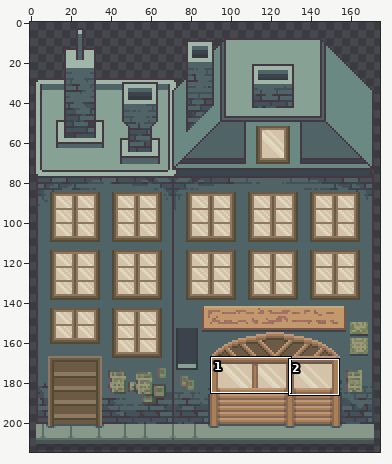
Sprite sheet, stored at assets/02_architecture/02_palud/paludBuildingLeft.png. The first picture is a wide view before the edit; the outline marks the close-up.
Close-up. Before the commit:
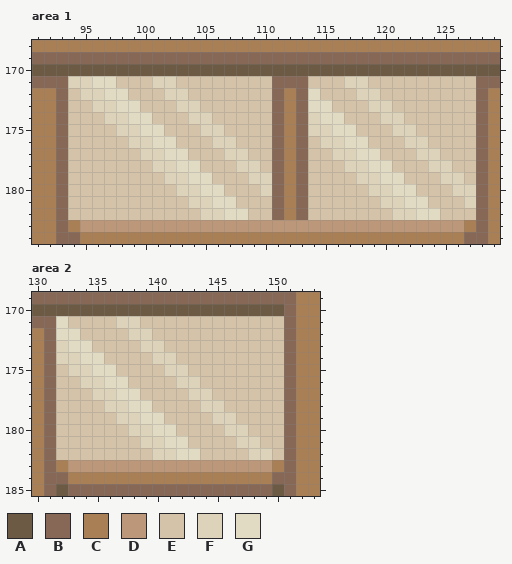
The file is 175x215 pixels. Colours within 5 levels of each other are drawn and written as one. Shown: area 1: x 91..129, y 168..184; area 2: x 130..153, y 169..185. The commit also changed other parts of the picture, which this record leaves out.
Palette (. is transparent): A #6d5a45  B #876856  C #a97f55  D #bc9779  E #d4c3a9  F #ddd2ba  G #e2dbc4
New version:
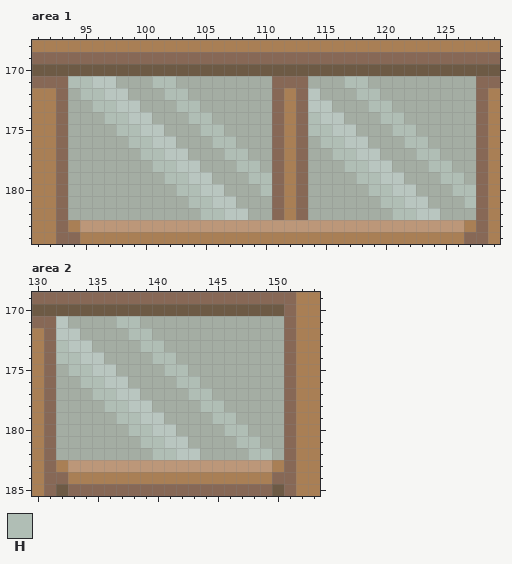
Colours new in this view: H #b0beb5
Edits made:
{"colour":"E","old":"#d4c3a9","new":"#a4ada3"}
{"colour":"G","old":"#e2dbc4","new":"#b9c6c0"}
{"where": "area 1"}
{"y":171,"x":94,"old":"FF","new":"HH"}
{"y":171,"x":101,"old":"FF","new":"HH"}
{"y":171,"x":117,"old":"FF","new":"HH"}
{"y":172,"x":95,"old":"FF","new":"HH"}
{"y":172,"x":102,"old":"FF","new":"HH"}
{"y":172,"x":118,"old":"FF","new":"HH"}
{"y":173,"x":96,"old":"FF","new":"HH"}
{"y":173,"x":103,"old":"FF","new":"HH"}
{"y":173,"x":119,"old":"FF","new":"HH"}
{"y":174,"x":97,"old":"FF","new":"HH"}
{"y":174,"x":104,"old":"FF","new":"HH"}
{"y":174,"x":114,"old":"F","new":"H"}
{"y":174,"x":120,"old":"FF","new":"HH"}
{"y":175,"x":98,"old":"FF","new":"HH"}
{"y":175,"x":105,"old":"FF","new":"HH"}
{"y":175,"x":114,"old":"FF","new":"HH"}
{"y":175,"x":121,"old":"FF","new":"HH"}
{"y":176,"x":99,"old":"FF","new":"HH"}
{"y":176,"x":106,"old":"FF","new":"HH"}
{"y":176,"x":115,"old":"FF","new":"HH"}
{"y":176,"x":122,"old":"FF","new":"HH"}
{"y":177,"x":100,"old":"FF","new":"HH"}
{"y":177,"x":107,"old":"FF","new":"HH"}
{"y":177,"x":116,"old":"FF","new":"HH"}
{"y":177,"x":123,"old":"FF","new":"HH"}
{"y":178,"x":101,"old":"FF","new":"HH"}
{"y":178,"x":108,"old":"FF","new":"HH"}
{"y":178,"x":117,"old":"FF","new":"HH"}
{"y":178,"x":124,"old":"FF","new":"HH"}
{"y":179,"x":102,"old":"FF","new":"HH"}
{"y":179,"x":109,"old":"FF","new":"HH"}
{"y":179,"x":118,"old":"FF","new":"HH"}
{"y":179,"x":125,"old":"FF","new":"HH"}
{"y":180,"x":103,"old":"FF","new":"HH"}
{"y":180,"x":110,"old":"F","new":"H"}
{"y":180,"x":119,"old":"FF","new":"HH"}
{"y":180,"x":126,"old":"FF","new":"HH"}
{"y":181,"x":104,"old":"FF","new":"HH"}
{"y":181,"x":120,"old":"FF","new":"HH"}
{"y":181,"x":127,"old":"F","new":"H"}
{"y":182,"x":105,"old":"FF","new":"HH"}
{"y":182,"x":121,"old":"FF","new":"HH"}
{"where": "area 2"}
{"y":171,"x":137,"old":"FF","new":"HH"}
{"y":172,"x":138,"old":"FF","new":"HH"}
{"y":173,"x":132,"old":"F","new":"H"}
{"y":173,"x":139,"old":"FF","new":"HH"}
{"y":174,"x":132,"old":"FF","new":"HH"}
{"y":174,"x":140,"old":"FF","new":"HH"}
{"y":175,"x":133,"old":"FF","new":"HH"}
{"y":175,"x":141,"old":"FF","new":"HH"}
{"y":176,"x":134,"old":"FF","new":"HH"}
{"y":176,"x":142,"old":"FF","new":"HH"}
{"y":177,"x":135,"old":"FF","new":"HH"}
{"y":177,"x":143,"old":"FF","new":"HH"}
{"y":178,"x":136,"old":"FF","new":"HH"}
{"y":178,"x":144,"old":"FF","new":"HH"}
{"y":179,"x":137,"old":"FF","new":"HH"}
{"y":179,"x":145,"old":"FF","new":"HH"}
{"y":180,"x":138,"old":"FF","new":"HH"}
{"y":180,"x":146,"old":"FF","new":"HH"}
{"y":181,"x":139,"old":"FF","new":"HH"}
{"y":181,"x":147,"old":"FF","new":"HH"}
{"y":182,"x":140,"old":"FF","new":"HH"}
{"y":182,"x":148,"old":"FF","new":"HH"}
{"label":"changed","picture_box":[68,76,476,220]}
{"label":"changed","picture_box":[56,316,284,460]}
